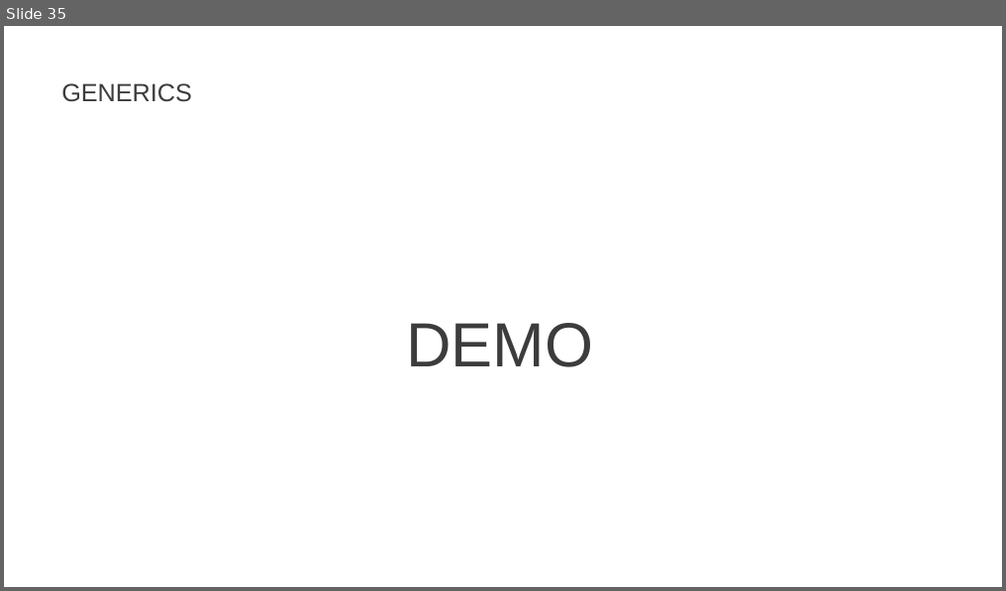
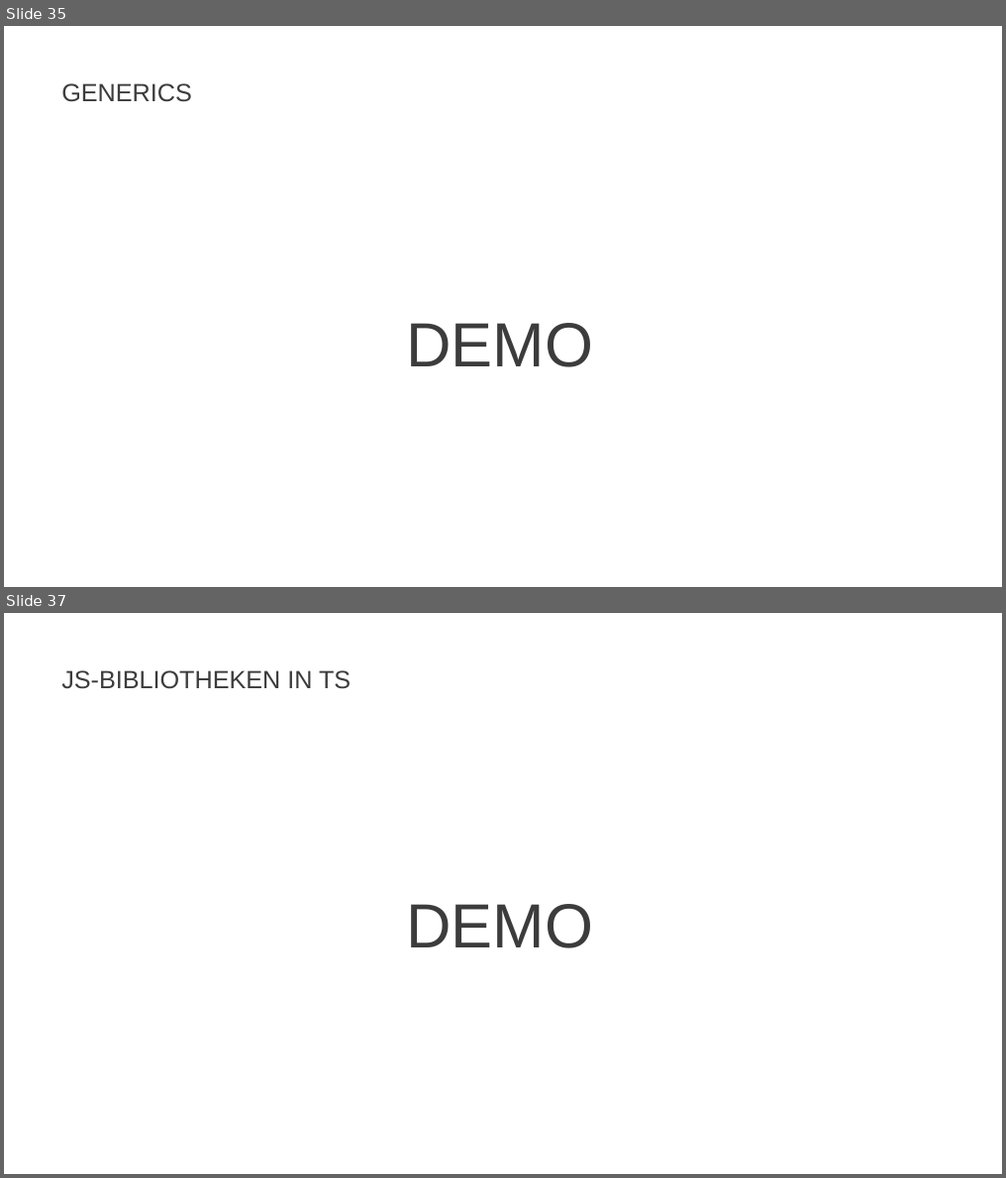
Before and after one commit to JohannesFeige/typescriptTrainingGrundlagen, a slide deck: TypeScriptBasics.pptx. Shown one above the other, each under a label of ours: slide 35 before the commit, slides 35 and 37 after it; the slides between them are not shown. The pictures are 1006x591 and 1006x1178 pixels, drawn with LibreOffice and Linux fonts; fonts in the diff are those of the drawing; background and template pictures are left out. Boxes give left, top, right and bottom in pixels: in the first picture for what was removed or moved away, otherwise in the second. Text is boxed around its words. In the diff, an @@ line names an element or a change of style, - is before the commit and + after.

```diff
--- a/TypeScriptBasics.pptx
+++ b/TypeScriptBasics.pptx
@@ slide 37 added at bbox=[4, 613, 1002, 1174], background #FFFFFF @@
@@ title added at bbox=[61, 670, 350, 689], 24 pt, text #3C3C3C @@
+JS-BIBLIOTHEKEN IN TS
@@ text added at bbox=[406, 904, 593, 949], 60 pt, text #3C3C3C @@
+DEMO
```
Also in this commit, not shown: 1 other slide added.
